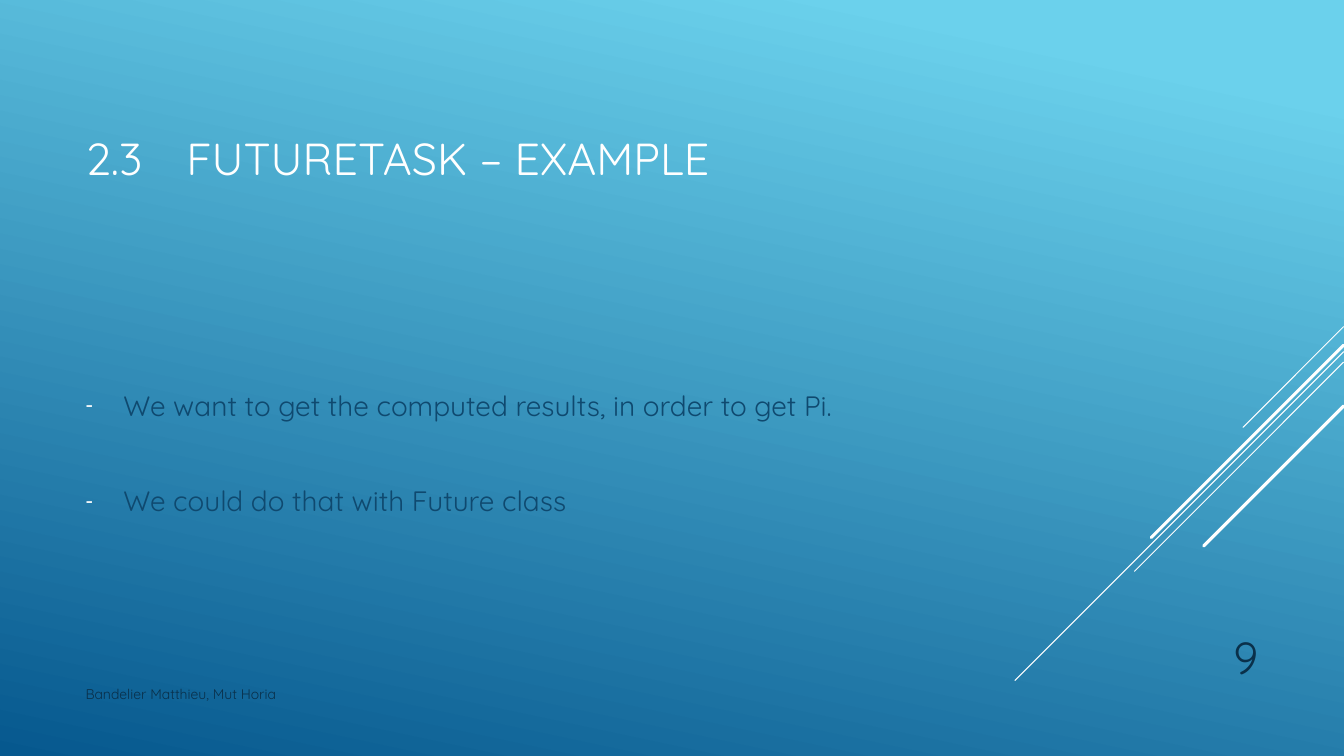
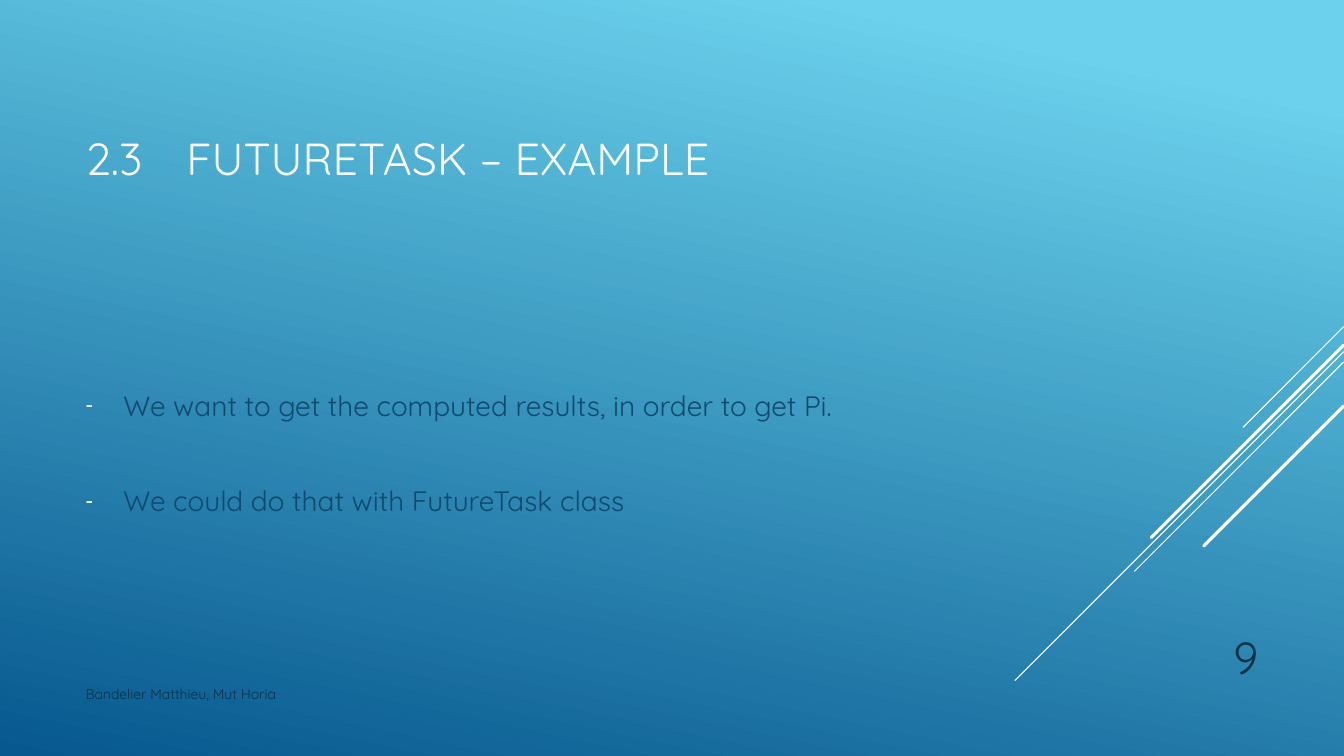
Before and after one commit to Drakesinger/FutureTaskAndCallable, a slide deck: slide 9 of presentation/CallableFutureTask.pptx. Drawn at 1344x756 pixels with LibreOffice and Linux fonts; fonts in the diff are those of the drawing. Boxes give left, top, right and bottom in pixels: in the first picture for what was removed or moved away, otherwise in the second. Text is boxed around its words. In the diff, an @@ line names an element or a change of style, - is before the commit and + after.

Commit message:
Add Specialized FutureTask.

```diff
--- a/presentation/CallableFutureTask.pptx
+++ b/presentation/CallableFutureTask.pptx
@@ text at <box>123,490,624,511</box>: text changed @@
-– We could do that with Future class
+– We could do that with FutureTask class
```
Also in this commit, not shown: 6 other slides changed, 3 other files.
